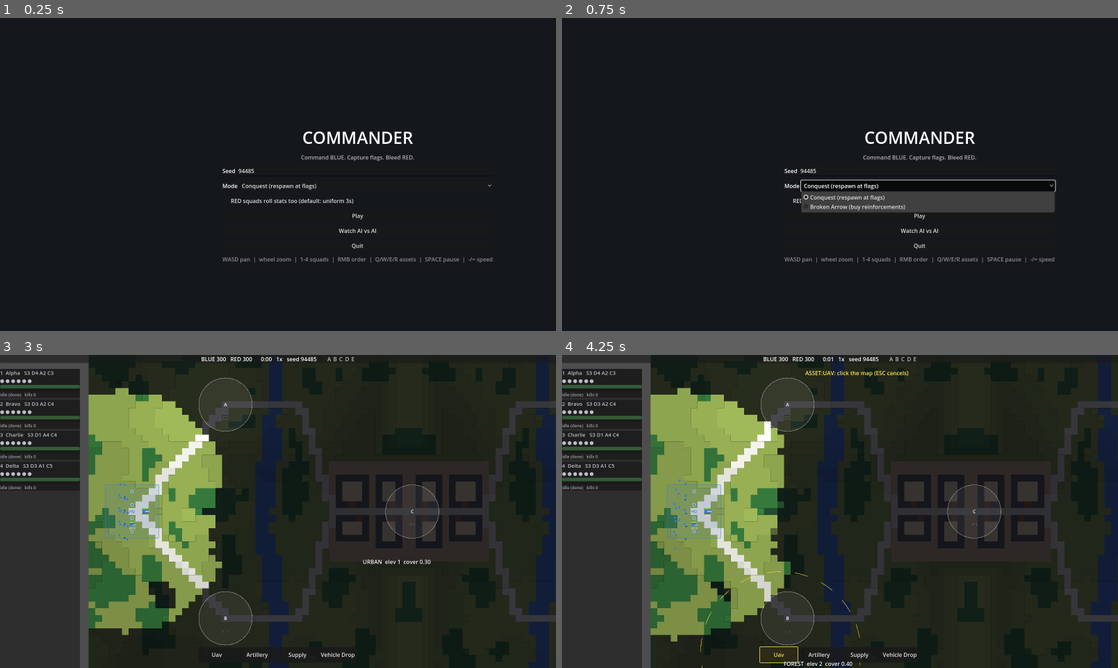
Above: before the commit, frames 1-4 (two rows, left to right).
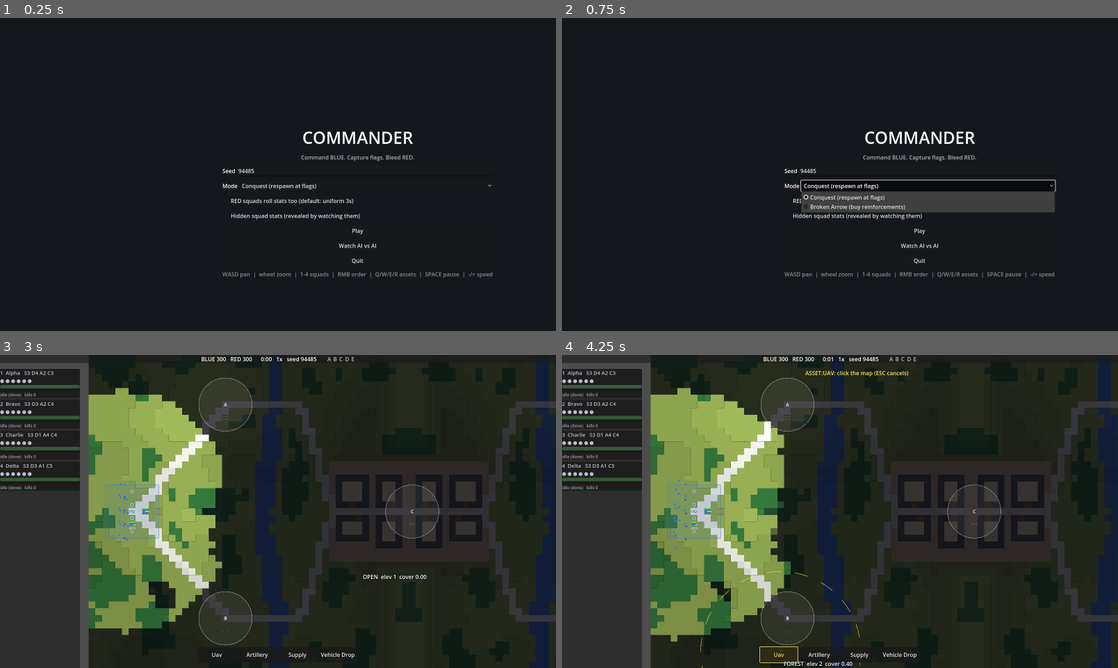
Above: after the commit, the same moments.

Repository: phd1992/bf2-commander
Game: Godot game, scene res://scenes/main.tscn
The game is run twice, just before and just after one commit, with the same random seed, the same clock (stepped at 60 frames per second) and the same inputs.
Inputs:
- Up to frame 1 (0.25 s): no input
- Up to frame 2 (0.75 s): click "Conquest (respawn at flags)" at 0.5 s
- Up to frame 3 (3 s): click "Conquest (respawn at flags)" at 1.25 s; click "Conquest (respawn at flags)" at 2 s; click "Play" at 2.75 s
- Up to frame 4 (4.25 s): click "Uav" at 3.5 s

The runs differ from the first frame. In frame 1, 1.0% of the frame differs, in the area x 40-89%, y 62-84%; in frame 2, 1.0%; in frame 3, 0.2%; in frame 4, nothing differs.

Commit message:
Phase 2.3: Hidden squad stats
Player squad stats start as '?' and are revealed by observed events: two
executed orders (Discipline), twenty shots (Skill), three contact reports
(Comms), an objective reached in combat (Aggression). Menu checkbox and
--hidden-stats switch. Tests.

Co-Authored-By: Claude Fable 5.1 <noreply@anthropic.com>
Claude-Session: https://claude.ai/code/session_01CWssav9aYDVYeDeoHepcq3

Diff:
--- a/scenes/main.gd
+++ b/scenes/main.gd
@@ -16,12 +16,13 @@
 	var ai := "--ai" in args
 	var mode := "BROKEN_ARROW" if "--broken-arrow" in args else "CONQUEST"
 	var red_rolled := "--red-rolled" in args
+	var hidden := "--hidden-stats" in args
 	var seed := randi() % 100000
 	for a in args:
 		if a.begins_with("--seed="):
 			seed = int(a.trim_prefix("--seed="))
 	if autoplay:
-		start_game(seed, ai, mode, red_rolled)
+		start_game(seed, ai, mode, red_rolled, hidden)
 	else:
 		show_menu()
 
@@ -41,9 +42,9 @@
 	_current = menu
 
 
-func start_game(seed: int, ai_vs_ai: bool, mode: String = "CONQUEST", red_rolled: bool = false) -> void:
+func start_game(seed: int, ai_vs_ai: bool, mode: String = "CONQUEST", red_rolled: bool = false, hidden_stats: bool = false) -> void:
 	_clear()
-	Sim.start_match(seed, ai_vs_ai, mode, red_rolled)
+	Sim.start_match(seed, ai_vs_ai, mode, red_rolled, hidden_stats)
 	var game := GAME_SCENE.instantiate()
 	game.match_finished.connect(show_end)
 	add_child(game)
@@ -57,7 +58,7 @@
 	_clear()
 	var end := END_SCENE.instantiate()
 	end.setup(stats)
-	end.play_again.connect(func(): start_game(Sim.seed, Sim.ai_vs_ai, Sim.spawn_mode, Sim.red_rolled))
+	end.play_again.connect(func(): start_game(Sim.seed, Sim.ai_vs_ai, Sim.spawn_mode, Sim.red_rolled, Sim.hidden_stats))
 	end.menu.connect(show_menu)
 	add_child(end)
 	_current = end
--- a/scripts/combat/combat.gd
+++ b/scripts/combat/combat.gd
@@ -109,6 +109,7 @@
 	var p := hit_chance(w, shooter, squad, wname, target)
 	var hit := w.rng.randf() < p
 	target.shot_at_time = w.time
+	squad.shots_fired += 1
 	w.events.append({ "type": "shot", "from": shooter.pos, "to": target.pos, "hit": hit, "weapon": wname, "team": shooter.team })
 	if spec["splash"] > 0.0:
 		var impact: Vector2 = target.pos
--- a/scripts/config/balance.gd
+++ b/scripts/config/balance.gd
@@ -190,6 +190,12 @@
 const BA_COST_VEHICLE := { "JEEP": 20.0, "APC": 60.0, "TANK": 120.0 }
 const BA_ENTRY_NAMES := ["North", "Centre", "South"]
 
+# Hidden stats (Section 19.3): player squad stats are revealed after N events
+const HIDDEN_ORDERS_FOR_DISCIPLINE := 2      # orders executed
+const HIDDEN_SHOTS_FOR_SKILL := 20           # shots fired by the squad
+const HIDDEN_CONTACTS_FOR_COMMS := 3         # contact reports created
+const HIDDEN_OBJECTIVES_FOR_AGGRESSION := 1  # objectives reached while in combat
+
 # ---------------------------------------------------------------------------
 # Fog of war (Section 11)
 # ---------------------------------------------------------------------------
--- a/scripts/core/sim.gd
+++ b/scripts/core/sim.gd
@@ -14,18 +14,21 @@
 var player_team: int = Balance.Team.BLUE
 var spawn_mode := "CONQUEST"
 var red_rolled := false
+var hidden_stats := false
 
 var _accum := 0.0
 var _last_stats := {}
 
 
-func start_match(p_seed: int, p_ai_vs_ai: bool = false, p_mode: String = "CONQUEST", p_red_rolled: bool = false) -> void:
+func start_match(p_seed: int, p_ai_vs_ai: bool = false, p_mode: String = "CONQUEST", p_red_rolled: bool = false, p_hidden_stats: bool = false) -> void:
 	seed = p_seed
 	ai_vs_ai = p_ai_vs_ai
 	spawn_mode = p_mode
 	red_rolled = p_red_rolled
+	hidden_stats = p_hidden_stats
 	world = World.new()
 	world.setup(seed, true, red_rolled)
+	world.hidden_stats = hidden_stats and not ai_vs_ai
 	world.set_spawn_mode(spawn_mode)
 	world.configure_match(ai_vs_ai)
 	paused = false
--- a/scripts/core/world.gd
+++ b/scripts/core/world.gd
@@ -21,6 +21,8 @@
 var spawn_mode := "CONQUEST"
 ## RED squads roll stats like BLUE (Phase 2.2) instead of uniform 3s.
 var red_rolled := false
+## Player squad stats start hidden and are revealed by observed events (2.3).
+var hidden_stats := false
 
 var squads: Array[Squad] = []
 var members: Array[Member] = []
@@ -319,6 +321,7 @@
 		s.arrived = false
 		return
 	s.order = { "type": type, "cell": o.get("cell", Vector2i(-1, -1)), "flag": o.get("flag"), "vehicle": o.get("vehicle"), "then": o.get("then", {}) }
+	s.orders_executed += 1
 	s.order_completed = false
 	s.arrived = false
 	s.path.clear()
--- a/scripts/game/fog.gd
+++ b/scripts/game/fog.gd
@@ -66,7 +66,8 @@
 				seen[tg] = true
 				if squad != null:
 					squad.visible_enemies[tg] = true
-					_touch_contact(team, tg, squad.comms_delay(), squad.comms_persist())
+					if _touch_contact(team, tg, squad.comms_delay(), squad.comms_persist()):
+						squad.contacts_reported += 1
 	# UAV: live contacts for everything inside the circle.
 	if world.assets != null:
 		for team in [Balance.Team.BLUE, Balance.Team.RED]:
@@ -85,19 +86,23 @@
 	_purge_contacts()
 
 
-func _touch_contact(team: int, unit, delay: float, persist: float, uav: bool = false) -> void:
+## Creates or refreshes a contact. Returns true when a new report was created.
+func _touch_contact(team: int, unit, delay: float, persist: float, uav: bool = false) -> bool:
 	var time := world.time
 	var table: Dictionary = contacts[team]
 	var c: Dictionary = table.get(unit, {})
+	var created := false
 	if c.is_empty() or time > c["persist_until"]:
 		c = { "unit": unit, "first_seen": time, "reveal_at": time + delay, "last_seen": time, "persist_until": time + persist, "pos": unit.pos, "uav": uav }
 		table[unit] = c
+		created = true
 	else:
 		c["reveal_at"] = minf(c["reveal_at"], time + delay)
 		c["last_seen"] = time
 		c["persist_until"] = maxf(c["persist_until"], time + persist)
 		c["uav"] = c["uav"] or uav
 	c["pos"] = unit.pos
+	return created
 
 
 func _purge_contacts() -> void:
--- a/scripts/units/movement.gd
+++ b/scripts/units/movement.gd
@@ -136,6 +136,8 @@
 	if not s.arrived and m.pos.distance_to(dpos) <= Balance.ORDER_ARRIVE_DIST:
 		s.arrived = true
 		s.path.clear()
+		if s.in_combat:
+			s.objectives_in_combat += 1
 	if s.arrived:
 		_objective_behaviour(w, s, m, dt)
 		return
--- a/scripts/units/squad.gd
+++ b/scripts/units/squad.gd
@@ -45,6 +45,12 @@
 var deaths := 0
 var vehicle_kills := 0
 var captures := 0
+
+# Observed events for hidden-stat reveals (Section 19.3)
+var orders_executed := 0
+var shots_fired := 0
+var contacts_reported := 0
+var objectives_in_combat := 0
 var spawn_pref: Flag = null
 var wipe_respawn_at := -1.0
 var wiped_since := -1.0
@@ -168,6 +174,31 @@
 
 func stats_text() -> String:
 	return "S%d D%d A%d C%d" % [skill, discipline, aggression, comms]
+
+
+func skill_revealed() -> bool:
+	return shots_fired >= Balance.HIDDEN_SHOTS_FOR_SKILL
+
+
+func discipline_revealed() -> bool:
+	return orders_executed >= Balance.HIDDEN_ORDERS_FOR_DISCIPLINE
+
+
+func aggression_revealed() -> bool:
+	return objectives_in_combat >= Balance.HIDDEN_OBJECTIVES_FOR_AGGRESSION
+
+
+func comms_revealed() -> bool:
+	return contacts_reported >= Balance.HIDDEN_CONTACTS_FOR_COMMS
+
+
+## Stats with "?" for values the commander has not observed yet.
+func hidden_stats_text() -> String:
+	return "S%s D%s A%s C%s" % [
+		str(skill) if skill_revealed() else "?",
+		str(discipline) if discipline_revealed() else "?",
+		str(aggression) if aggression_revealed() else "?",
+		str(comms) if comms_revealed() else "?"]
 
 
 func order_text() -> String:
--- /dev/null
+++ b/tests/test_hidden_stats.gd
@@ -0,0 +1,55 @@
+extends TestCase
+## Phase 2.3: squad stats start hidden and are revealed by observed events.
+
+const T := Balance.Terrain
+const B := Balance.Team.BLUE
+const R := Balance.Team.RED
+
+
+func test_stats_reveal_on_events() -> void:
+	var w := World.new()
+	w.setup_blank(1, 60, 40, T.OPEN)
+	w.hidden_stats = true
+	var s := w.create_squad(B, "S", [4, 2, 5, 1], Vector2(10.5, 20.5))
+	check_eq(s.hidden_stats_text(), "S? D? A? C?", "everything hidden at the start")
+	check_eq(s.stats_text(), "S4 D2 A5 C1", "the real stats still exist")
+	# Discipline: revealed after two executed orders
+	w.give_order(s, Balance.Order.MOVE, Vector2i(12, 20), null, null, 0.0)
+	check(not s.discipline_revealed(), "one order is not enough")
+	w.give_order(s, Balance.Order.HOLD, Vector2i(-1, -1), null, null, 0.0)
+	check(s.discipline_revealed(), "two executed orders reveal Discipline")
+	check_eq(s.hidden_stats_text(), "S? D2 A? C?", "only Discipline shown")
+	# Comms: three contact reports
+	var e1 := w.create_squad(R, "E1", [3, 3, 3, 3], Vector2(20.5, 20.5))
+	w.give_order(e1, Balance.Order.HOLD, Vector2i(-1, -1), null, null, 0.0)
+	for m in e1.members:
+		m.kit = Balance.Kit.RIFLE
+	run_ticks(w, 1)
+	check(s.contacts_reported >= 3, "six enemies in view create at least three reports (%d)" % s.contacts_reported)
+	check(s.comms_revealed(), "Comms revealed")
+	# Skill: twenty shots fired by the squad
+	run_seconds(w, 8.0)
+	check(s.shots_fired >= Balance.HIDDEN_SHOTS_FOR_SKILL, "a firefight produced %d shots" % s.shots_fired)
+	check(s.skill_revealed(), "Skill revealed after a firefight")
+	# Aggression: reaching an objective while in combat. Move the enemy just
+	# outside rifle range (12) but inside spot range (14) so the squad stays
+	# in contact without anyone being pinned in cover.
+	check(not s.aggression_revealed(), "Aggression still hidden")
+	for m in e1.members:
+		m.pos = Vector2(22.5, 20.5)
+	w.give_order(e1, Balance.Order.HOLD, Vector2i(-1, -1), null, null, 0.0)   # forget the old cover cells
+	run_seconds(w, Balance.COVER_RESUME_BASE)
+	check(s.in_combat, "still in combat with the enemy 13 cells away")
+	w.give_order(s, Balance.Order.MOVE, s.leader.cell() + Vector2i(-2, 0), null, null, 0.0)
+	run_seconds(w, 6.0)
+	check(s.aggression_revealed(), "reaching an objective in combat reveals Aggression")
+	check_eq(s.hidden_stats_text(), s.stats_text(), "everything revealed now")
+
+
+func test_hidden_stats_only_affects_display() -> void:
+	var w := World.new()
+	w.setup(2)
+	w.hidden_stats = true
+	var s := w.squads_of(B)[0]
+	check_near(s.accuracy_mult(), Balance.accuracy_mult(s.skill), 0.001, "hidden stats still drive the simulation")
+	check(s.hidden_stats_text().contains("?"), "display masks unknown values")
--- a/ui/hud.gd
+++ b/ui/hud.gd
@@ -218,7 +218,7 @@
 			continue
 		var s: Squad = blue[i]
 		c["panel"].visible = true
-		c["title"].text = "%d  %s   %s" % [i + 1, s.name, s.stats_text()]
+		c["title"].text = "%d  %s   %s" % [i + 1, s.name, s.hidden_stats_text() if w.hidden_stats else s.stats_text()]
 		var dots := ""
 		for m in s.members:
 			dots += "●" if m.is_alive() else "○"
--- a/ui/main_menu.gd
+++ b/ui/main_menu.gd
@@ -1,11 +1,12 @@
 extends Control
 ## Main menu: Play (seed field), Watch AI vs AI, Quit.
 
-signal play_requested(seed: int, ai_vs_ai: bool, mode: String, red_rolled: bool)
+signal play_requested(seed: int, ai_vs_ai: bool, mode: String, red_rolled: bool, hidden_stats: bool)
 
 var _seed_edit: LineEdit
 var _mode: OptionButton
 var _red_rolled: CheckBox
+var _hidden: CheckBox
 
 
 func _ready() -> void:
@@ -59,14 +60,18 @@
 	_red_rolled.text = "RED squads roll stats too (default: uniform 3s)"
 	box.add_child(_red_rolled)
 
+	_hidden = CheckBox.new()
+	_hidden.text = "Hidden squad stats (revealed by watching them)"
+	box.add_child(_hidden)
+
 	var play := Button.new()
 	play.text = "Play"
-	play.pressed.connect(func(): play_requested.emit(_seed(), false, _mode_name(), _red_rolled.button_pressed))
+	play.pressed.connect(func(): play_requested.emit(_seed(), false, _mode_name(), _red_rolled.button_pressed, _hidden.button_pressed))
 	box.add_child(play)
 
 	var watch := Button.new()
 	watch.text = "Watch AI vs AI"
-	watch.pressed.connect(func(): play_requested.emit(_seed(), true, _mode_name(), _red_rolled.button_pressed))
+	watch.pressed.connect(func(): play_requested.emit(_seed(), true, _mode_name(), _red_rolled.button_pressed, _hidden.button_pressed))
 	box.add_child(watch)
 
 	var quit := Button.new()
Not shown, added: tests/test_hidden_stats.gd.uid
Not shown, changed: DECISIONS.md
Not shown, changed: PROGRESS.md
